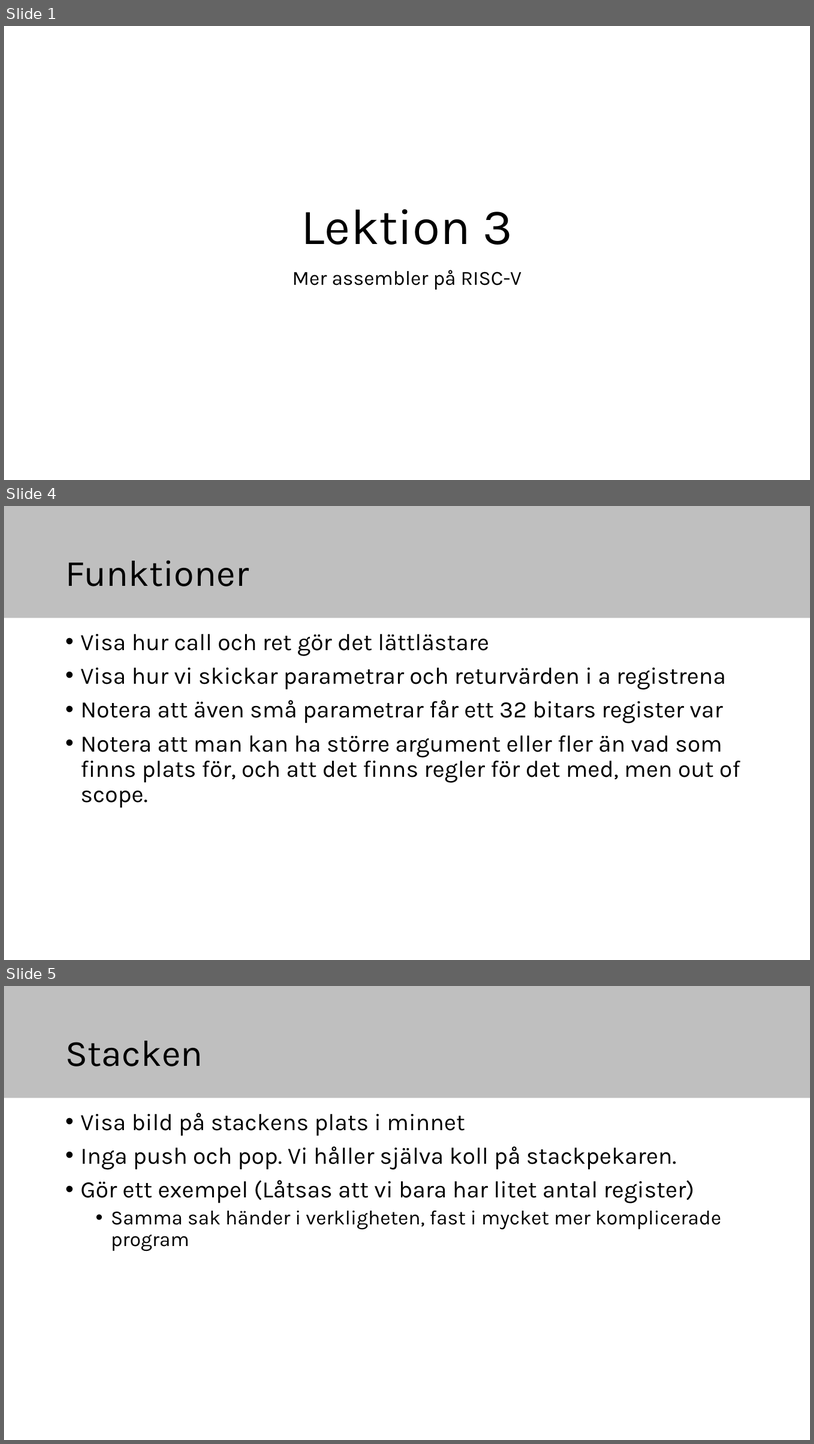
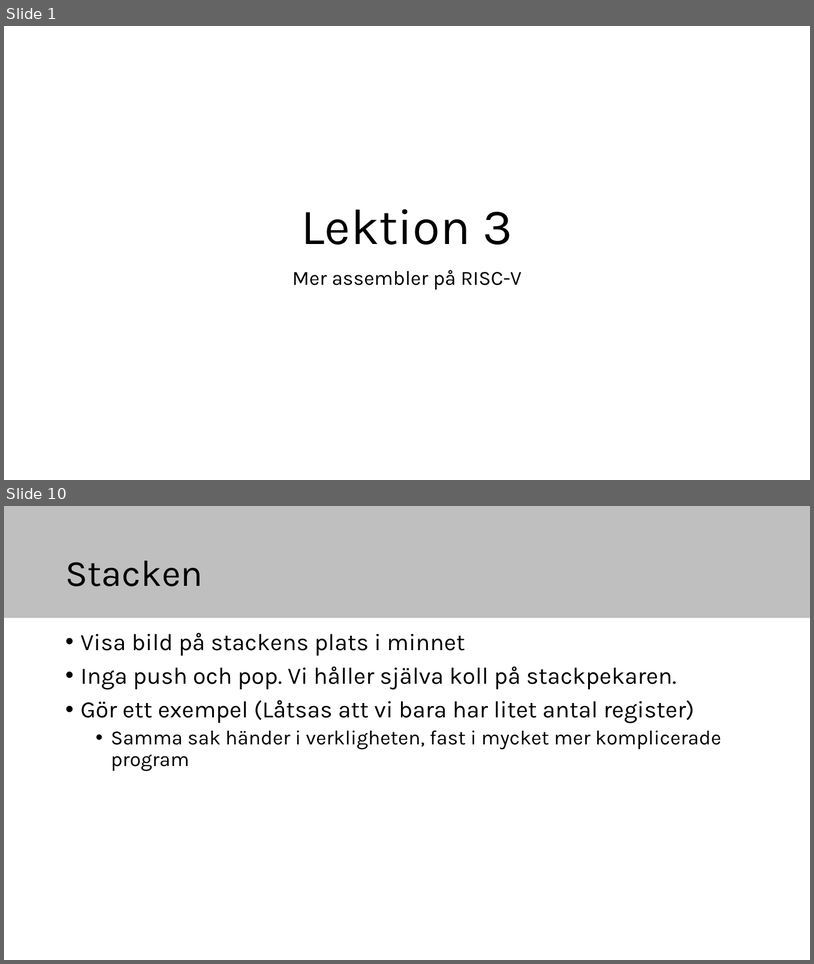
Before and after one commit to elias-at-chalmers/mop-lecture_notes-mirror, a slide deck: slides/lecture03-assembly2.pptx. Shown one above the other, each under a label of ours: slides 1, 4 and 5 before the commit, slides 1 and 10 after it; the slides between them are not shown. The pictures are 814x1444 and 814x964 pixels, drawn with LibreOffice and Linux fonts; fonts in the diff are those of the drawing. Boxes give left, top, right and bottom in pixels: in the first picture for what was removed or moved away, otherwise in the second. Text is boxed around its words. In the diff, an @@ line names an element or a change of style, - is before the commit and + after.

```diff
--- a/slides/lecture03-assembly2.pptx
+++ b/slides/lecture03-assembly2.pptx
@@ slide 4 removed at (4, 506, 810, 960), background #FFFFFF; not listed: 1 template element that a slide beside it also shows @@
@@ title removed at (65, 560, 249, 586) @@
-Funktioner
@@ text removed at (81, 634, 741, 808) @@
-• Visa hur call och ret gör det lättlästare
-• Visa hur vi skickar parametrar och returvärden i a registrena
-• Notera att även små parametrar får ett 32 bitars register var
-• Notera att man kan ha större argument eller fler än vad som finns plats för, och att det finns regler för det med, men out of scope.
@@ what was slide 5 is now slide 10 @@
```
Also in this commit, not shown: 8 slides added, 2 other slides removed.
